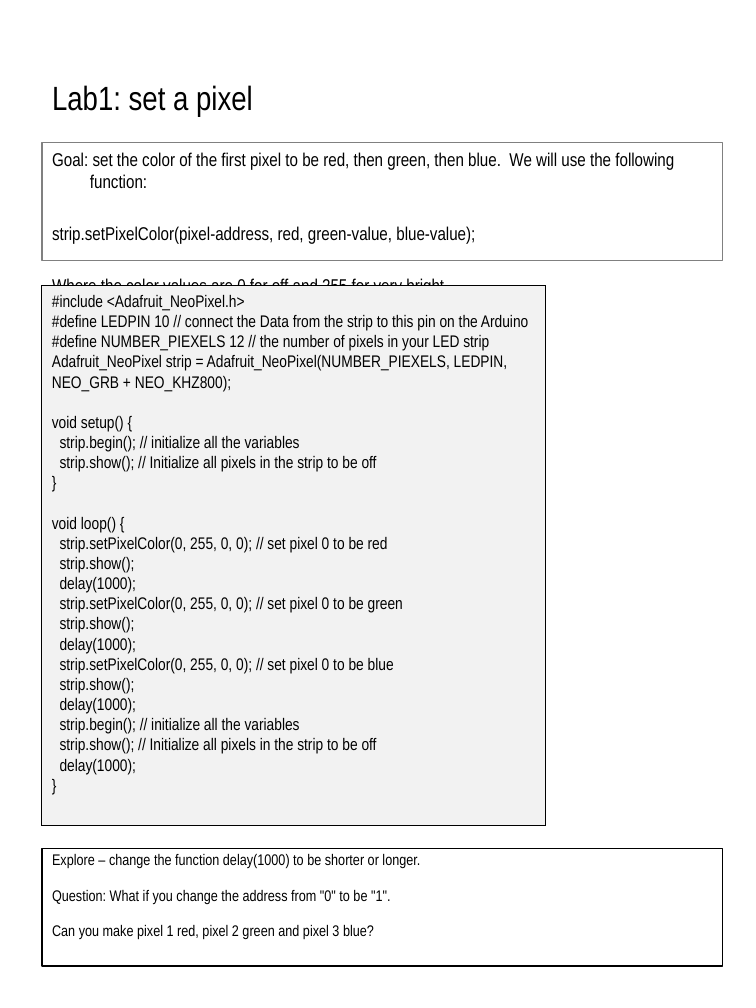
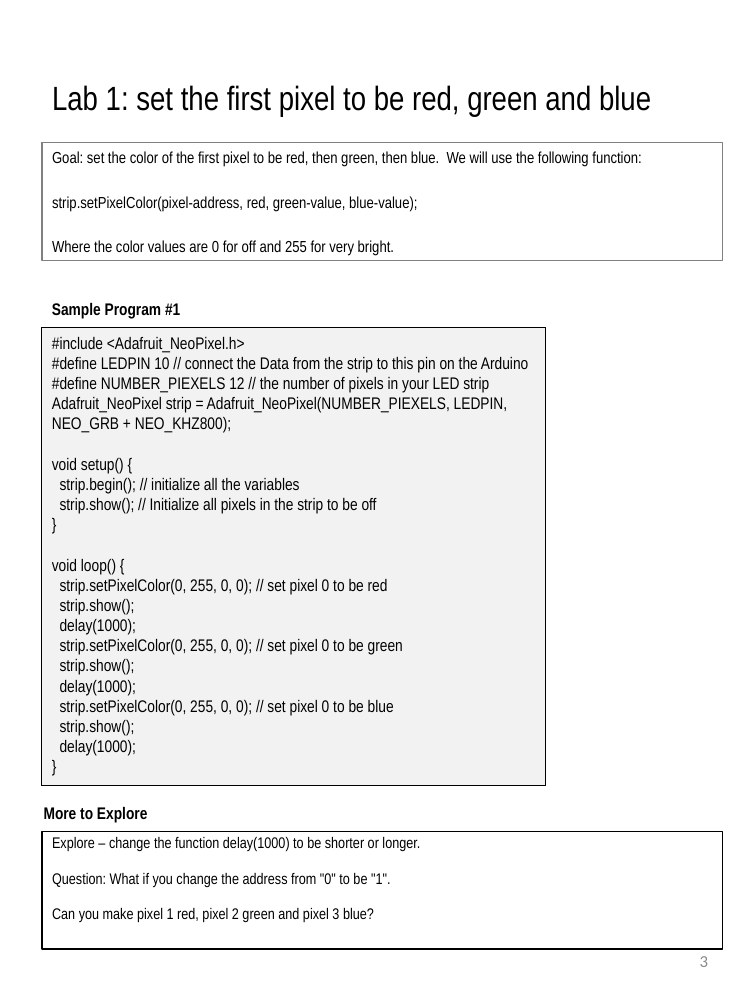
Before and after one commit to dmccreary/moving-rainbow, a slide deck: slide 3 of guide/Lab-Guide.pptx (slide 2 before the commit). Drawn at 756x1008 pixels with LibreOffice and Linux fonts; fonts in the diff are those of the drawing; background and template pictures are left out. Boxes give left, top, right and bottom in pixels: in the first picture for what was removed or moved away, otherwise in the second. Text is boxed around its words. In the diff, an @@ line names an element or a change of style, - is before the commit and + after.

```diff
--- a/guide/Lab-Guide.pptx
+++ b/guide/Lab-Guide.pptx
@@ text at bbox=[52, 85, 651, 116]: text changed @@
-Lab1: set a pixel
+Lab 1: set the first pixel to be red, green and blue
@@ text "Goal: set the color of ..." at bbox=[42, 143, 723, 261]: size 13.2 to 11.4 pt @@
@@ rectangle "#include <Adafruit_NeoPixel.h>": place and size @@
-rectangle "#include <Adafruit_NeoPixel.h>" at bbox=[42, 285, 546, 825]
+rectangle "#include <Adafruit_NeoPixel.h>" at bbox=[42, 328, 546, 785]
@@ text added at bbox=[52, 303, 180, 319], 12 pt, text #000000, bold @@
+Sample Program #1
@@ text in rectangle at bbox=[60, 718, 377, 775]: paragraphs removed @@
-strip.begin(); // initialize all the variables
-strip.show(); // Initialize all pixels in the strip to be off
-delay(1000);
@@ text added at bbox=[44, 807, 147, 823], 12 pt, text #000000, bold @@
+More to Explore
@@ text "Explore – change the function ...": place and size @@
-text "Explore – change the function ..." at bbox=[42, 849, 723, 967]
+text "Explore – change the function ..." at bbox=[42, 832, 723, 950]
@@ page number added at bbox=[700, 956, 708, 967], 12 pt, text #8C8C8C @@
+3
```
Also in this commit, not shown: 2 other slides changed, 9 slides added, 1 slide removed, 10 other files.
